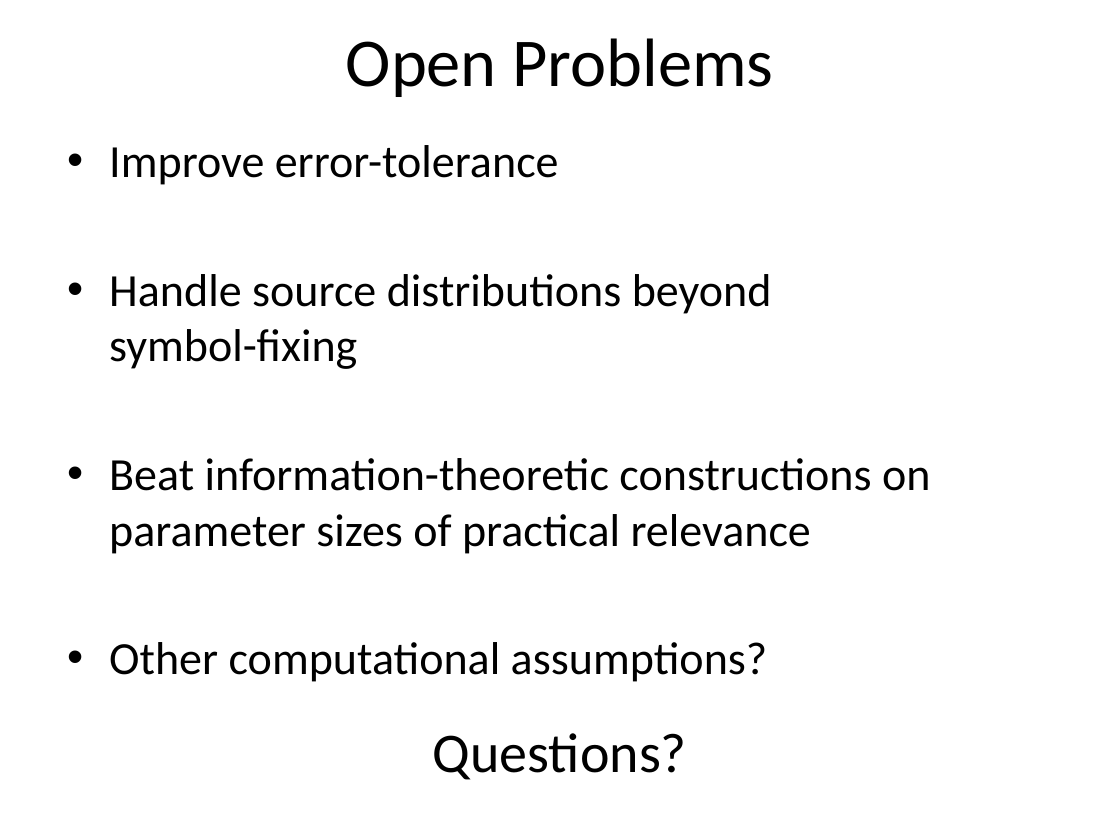
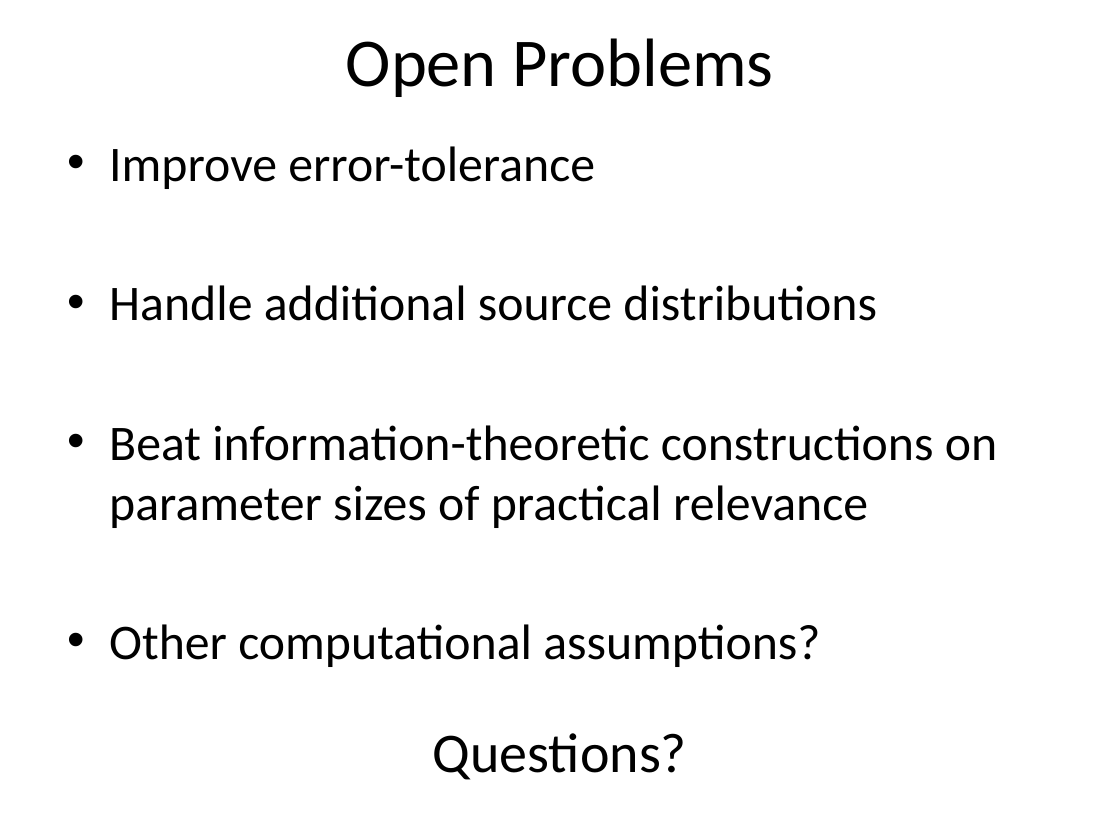
Before and after one commit to xianruimeng/comp-fuzzy-ext, a slide deck: slide 29 of ComputationalFuzzyExtractors-Asiacrypt.pptx (slide 31 before the commit). Drawn at 1120x840 pixels with LibreOffice and Linux fonts; fonts in the diff are those of the drawing. Boxes give left, top, right and bottom in pixels: in the first picture for what was removed or moved away, otherwise in the second. Text is boxed around its words. In the diff, an @@ line names an element or a change of style, - is before the commit and + after.

```diff
--- a/ComputationalFuzzyExtractors-Asiacrypt.pptx
+++ b/ComputationalFuzzyExtractors-Asiacrypt.pptx
@@ text at (x1=109, y1=146, x2=997, y2=667): size 29.6 to 32 pt in "Improve error-tolerance", "Beat information-theoretic constructions on parameter sizes  ...", "Other computational assumptions?" @@
@@ text at (x1=109, y1=285, x2=877, y2=321): text changed; size 29.6 to 32 pt @@
-• Handle source distributions beyond
-  symbol-fixing
+• Handle additional source distributions
```
Also in this commit, not shown: 15 other slides changed, 3 slides added.
